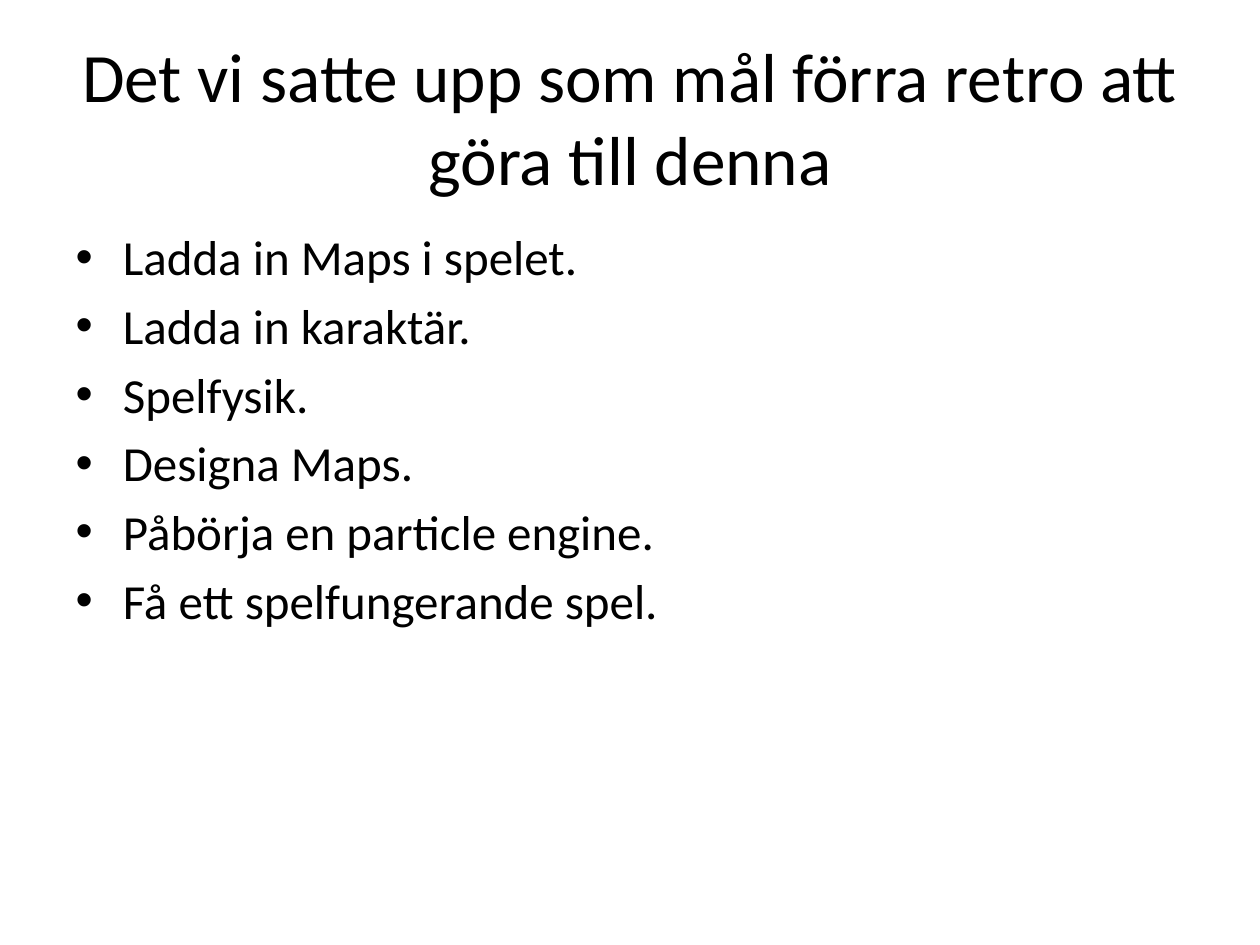
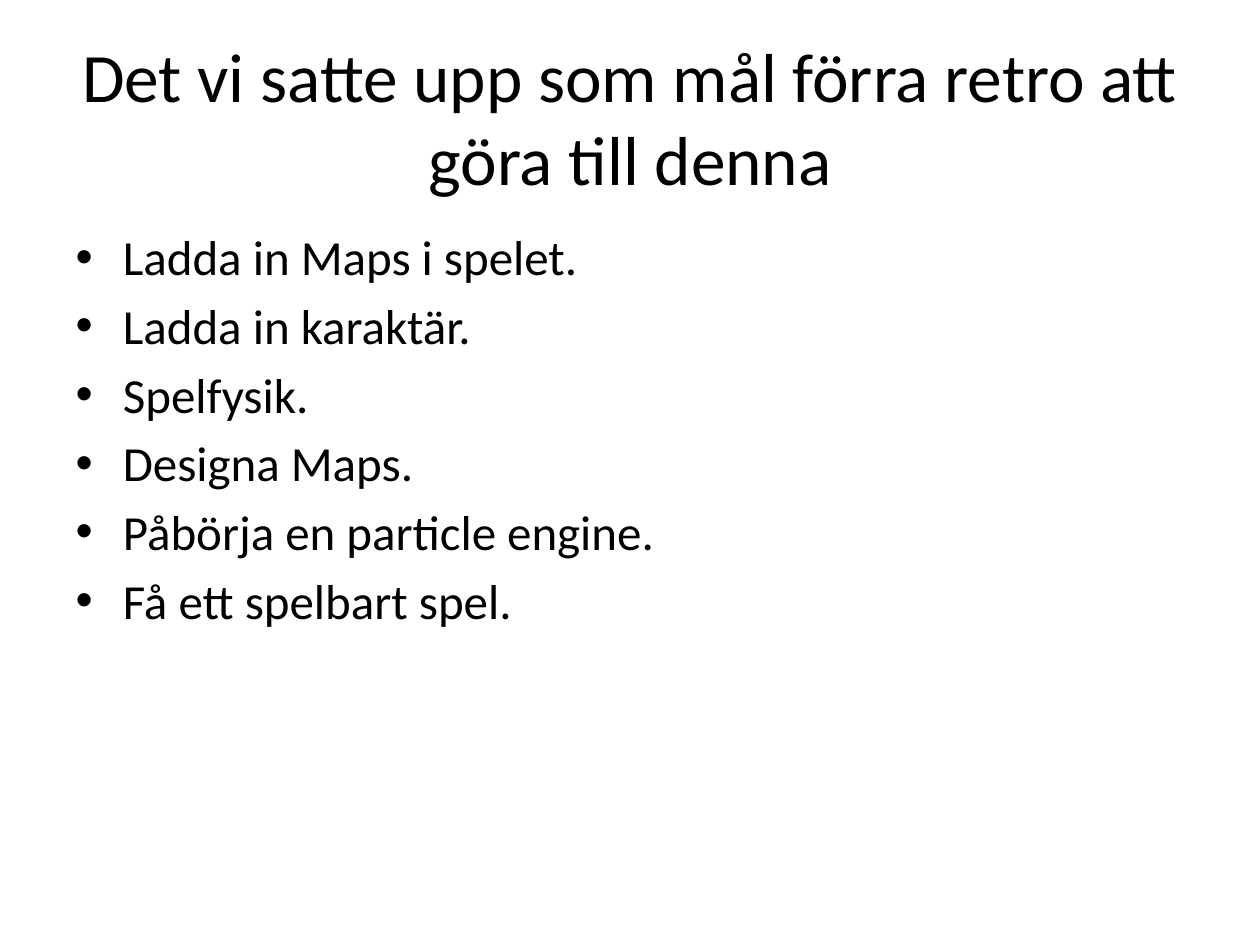
Before and after one commit to McNice/Projekt1, a slide deck: slide 2 of retrospective 2 by Dallor.pptx. Drawn at 1260x945 pixels with LibreOffice and Linux fonts; fonts in the diff are those of the drawing. Boxes give left, top, right and bottom in pixels: in the first picture for what was removed or moved away, otherwise in the second. Text is boxed around its words. In the diff, an @@ line names an element or a change of style, - is before the commit and + after.

```diff
--- a/retrospective 2 by Dallor.pptx
+++ b/retrospective 2 by Dallor.pptx
@@ text at <box>123,584,512,627</box>: text changed @@
-• Få ett spelfungerande spel.
+• Få ett spelbart spel.
```
Also in this commit, not shown: 3 other slides changed.
